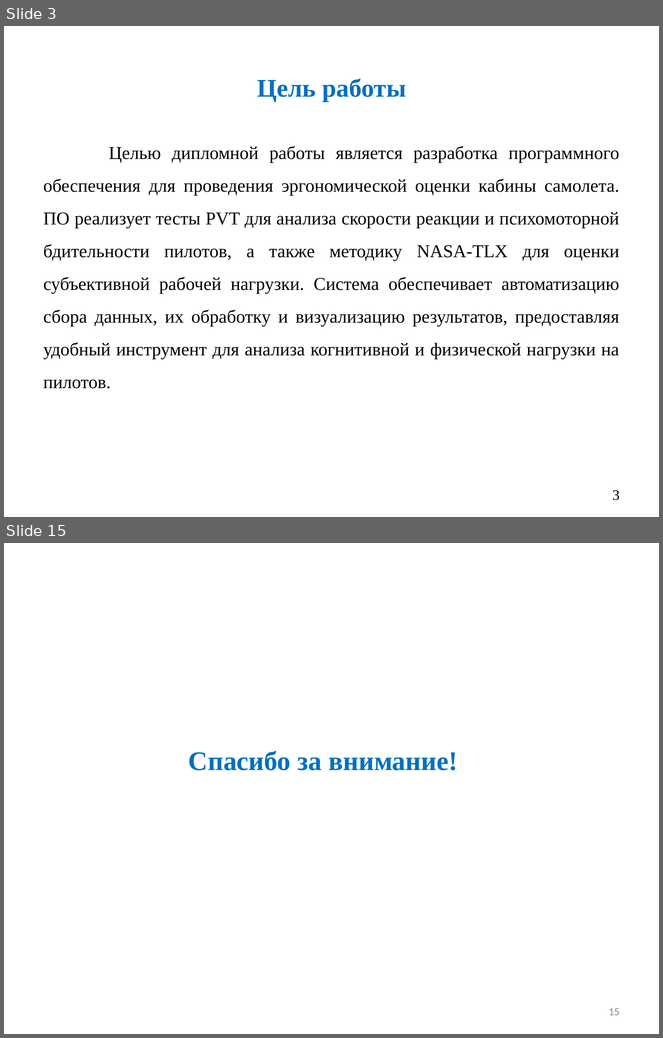
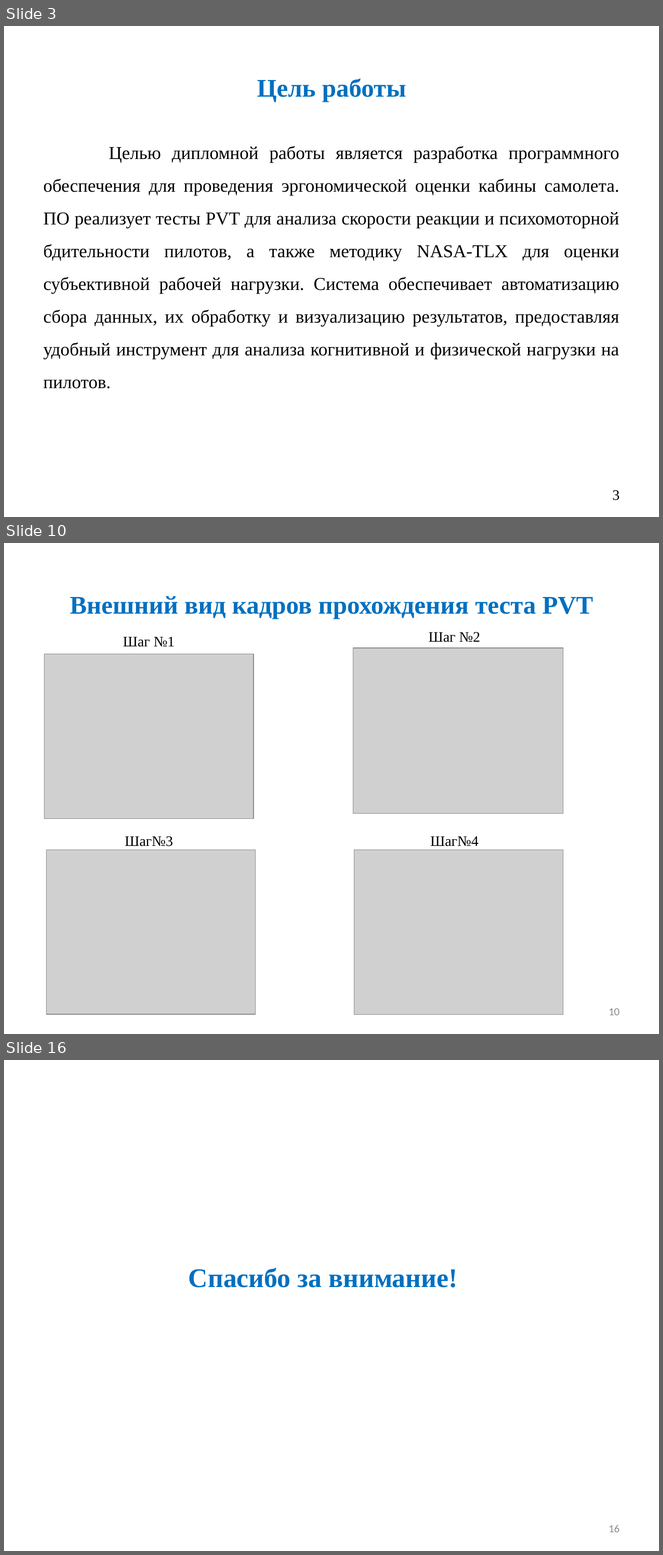
Before and after one commit to Ch1kez/PVT_NASA-TLX, a slide deck: Диплом/Презентация/презентация Курнаев.pptx. Shown one above the other, each under a label of ours: slides 3 and 15 before the commit, slides 3, 10 and 16 after it; the slides between them are not shown. The pictures are 663x1038 and 663x1555 pixels, drawn with LibreOffice and Linux fonts; fonts in the diff are those of the drawing; grey boxes stand for pictures. Boxes give left, top, right and bottom in pixels: in the first picture for what was removed or moved away, otherwise in the second. Text is boxed around its words. In the diff, an @@ line names an element or a change of style, - is before the commit and + after.

```diff
--- a/Диплом/Презентация/презентация Курнаев.pptx
+++ b/Диплом/Презентация/презентация Курнаев.pptx
@@ slide 10 added at [4, 543, 659, 1034], background #FFFFFF @@
@@ title added at [70, 596, 594, 619], 28 pt, text #0070C0, bold @@
+Внешний вид кадров прохождения теста PVT
@@ text added at [429, 632, 481, 642], 16 pt, text #000000 @@
+Шаг №2
@@ text added at [123, 637, 175, 647], 16 pt, text #000000 @@
+Шаг №1
@@ picture added at [353, 648, 564, 813] @@
@@ picture added at [44, 654, 254, 819] @@
@@ text added at [125, 836, 173, 847], 16 pt, text #000000 @@
+Шаг№3
@@ text added at [430, 836, 479, 847], 16 pt, text #000000 @@
+Шаг№4
@@ picture added at [47, 850, 256, 1015] @@
@@ picture added at [354, 850, 563, 1015] @@
@@ page number added at [609, 1008, 620, 1016], 12 pt, text #8C8C8C @@
+10
@@ what was slide 15 is now slide 16 @@
@@ page number at [609, 1525, 620, 1533]: text changed @@
-15
+16
```
Also in this commit, not shown: 5 slides changed, 7 other slides added, 9 slides removed, 1 other file.
